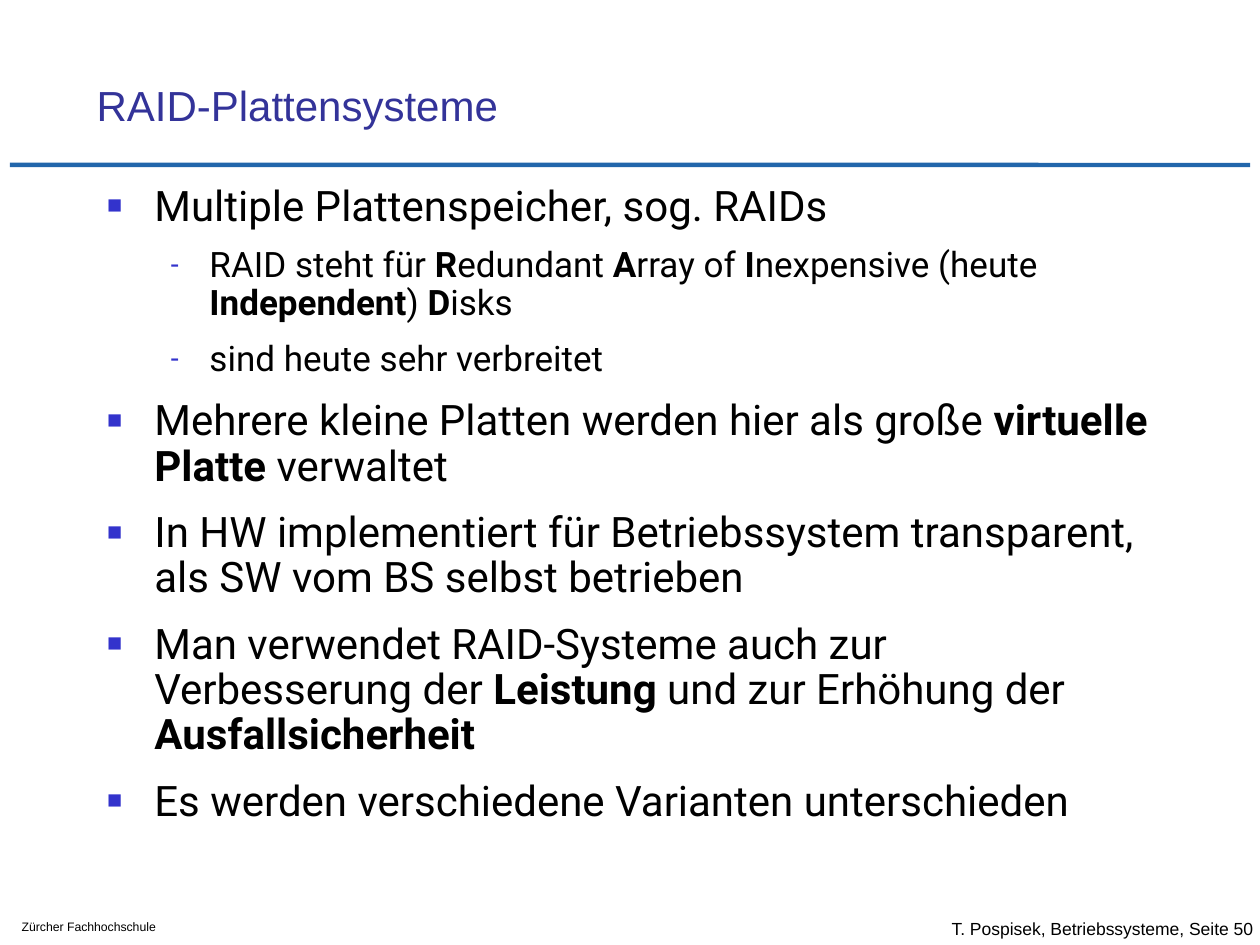
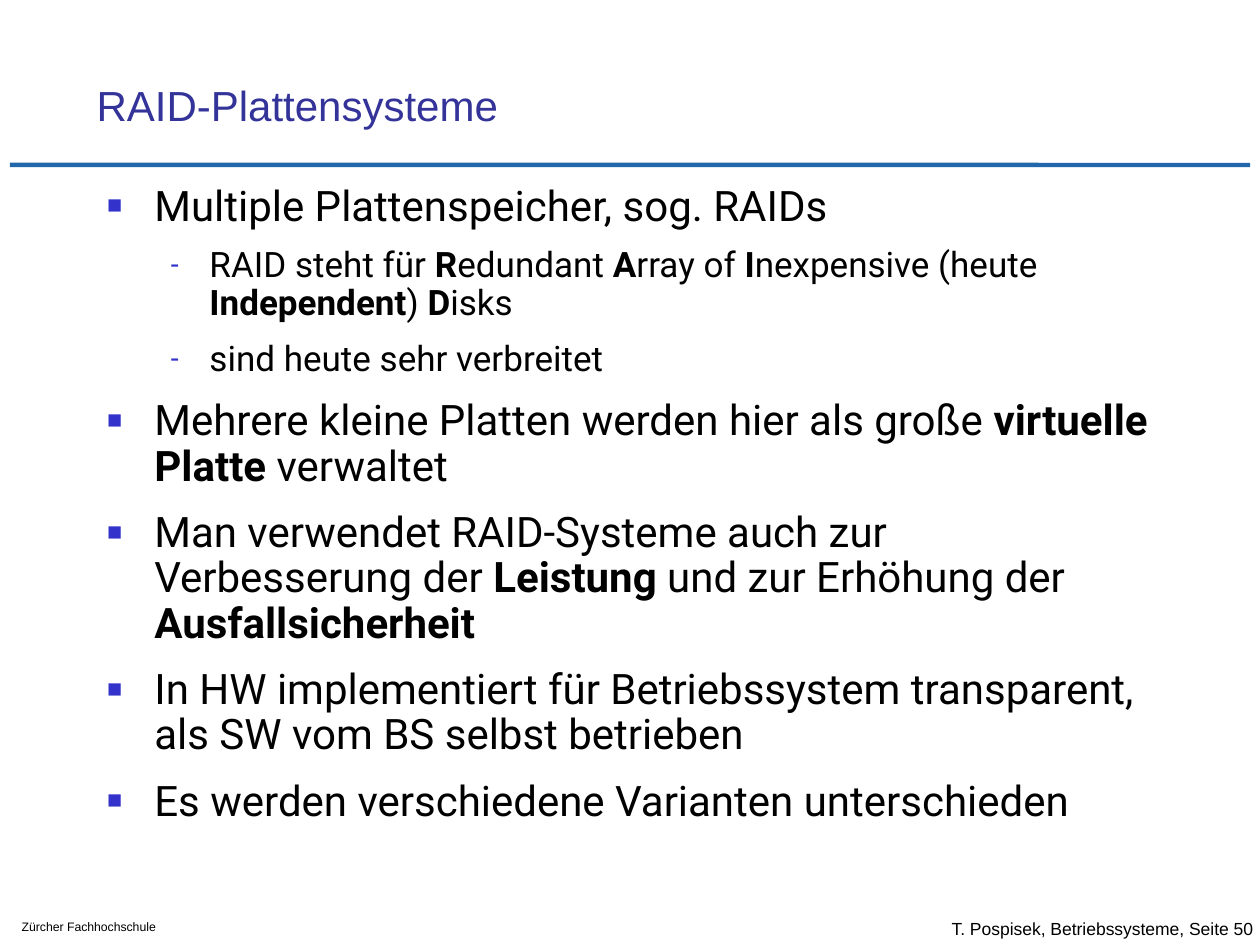
Before and after one commit to tpo/betriebssysteme, a slide deck: slide 50 of 12_Geraete_und_Dateiverwaltung.odp. Drawn at 1260x945 pixels with LibreOffice and Linux fonts; fonts in the diff are those of the drawing; background and template pictures are left out. Boxes give left, top, right and bottom in pixels: in the first picture for what was removed or moved away, otherwise in the second. Text is boxed around its words. In the diff, an @@ line names an element or a change of style, - is before the commit and + after.

Commit message:
kleine Verbesserungen

```diff
--- a/12_Geraete_und_Dateiverwaltung.odp
+++ b/12_Geraete_und_Dateiverwaltung.odp
@@ text at [154, 515, 1065, 639]: paragraph added @@
+■ Man verwendet RAID-Systeme auch zur Verbesserung der Leistung und zur Erhöhung der Ausfallsicherheit
@@ text at [154, 627, 1065, 750]: paragraph removed @@
-■ Man verwendet RAID-Systeme auch zur Verbesserung der Leistung und zur Erhöhung der Ausfallsicherheit
```
Also in this commit, not shown: 2 other slides changed, 3 other files.
